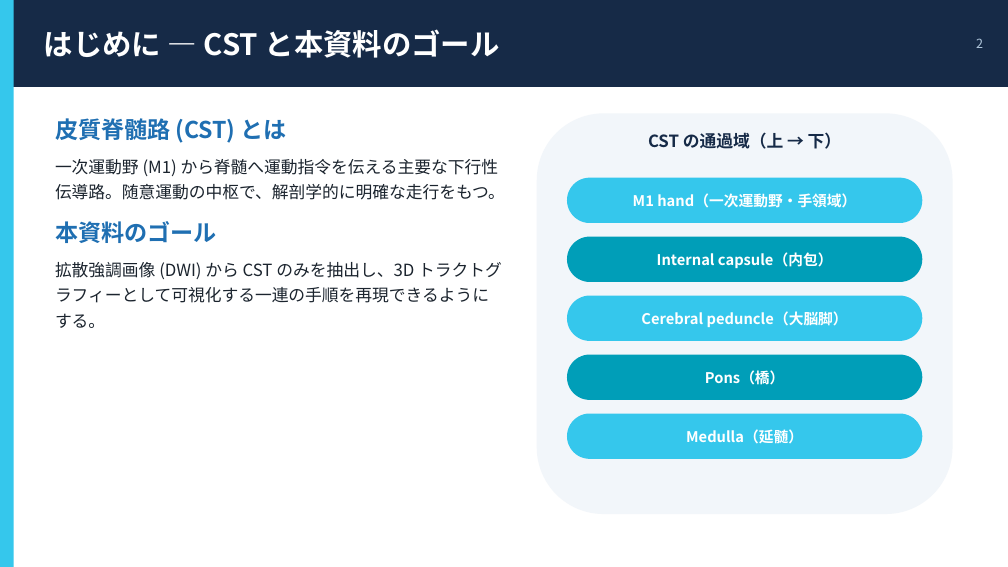
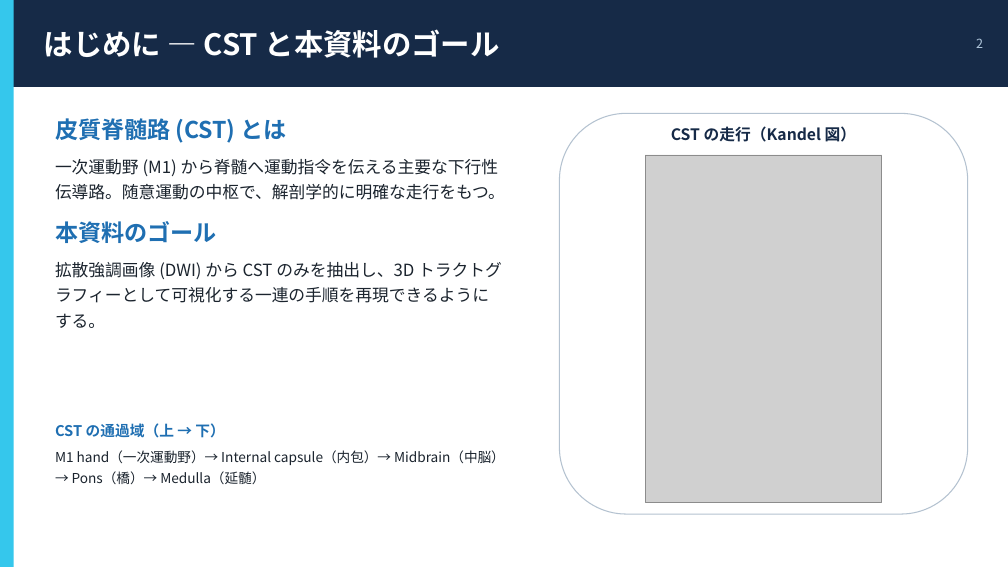
Before and after one commit to tiankevin02/Kevin-Email-AI, a slide deck: slide 2 of slides/CST_tractography_slides.pptx. Drawn at 1008x567 pixels with LibreOffice and Linux fonts; fonts in the diff are those of the drawing; grey boxes stand for pictures. Boxes give left, top, right and bottom in pixels: in the first picture for what was removed or moved away, otherwise in the second. Text is boxed around its words. In the diff, an @@ line names an element or a change of style, - is before the commit and + after.

```diff
--- a/slides/CST_tractography_slides.pptx
+++ b/slides/CST_tractography_slides.pptx
@@ rounded rectangle: place and size @@
-rounded rectangle at bbox=[537, 113, 953, 514]
+rounded rectangle at bbox=[560, 113, 968, 514]
@@ rounded rectangle at bbox=[560, 113, 968, 514]: fill #F2F6FA to #FFFFFF; outline none to #B4C2D0 1 pt @@
@@ text at bbox=[671, 126, 856, 142]: text changed; size 16 to 15 pt @@
-CST の通過域（上 → 下）
+CST の走行（Kandel 図）
@@ rounded rectangle removed at bbox=[567, 178, 923, 223] @@
@@ picture added at bbox=[646, 155, 882, 503] @@
@@ rounded rectangle removed at bbox=[567, 237, 923, 282] @@
@@ text removed at bbox=[657, 252, 833, 268] @@
-Internal capsule（内包）
@@ rounded rectangle removed at bbox=[567, 296, 923, 341] @@
@@ text removed at bbox=[641, 311, 848, 327] @@
-Cerebral peduncle（大脳脚）
@@ rounded rectangle removed at bbox=[567, 355, 923, 400] @@
@@ text removed at bbox=[705, 370, 785, 385] @@
-Pons（橋）
@@ rounded rectangle removed at bbox=[567, 414, 923, 459] @@
@@ text "CST の通過域（上 → 下）" at bbox=[55, 423, 505, 484]: vertical alignment middle to top @@
@@ text at bbox=[55, 423, 505, 484]: text changed; size 14 to 13 pt; text colour #FFFFFF to #1B242E; bold off @@
-M1 hand（一次運動野・手領域）
+CST の通過域（上 → 下）
+M1 hand（一次運動野）→ Internal capsule（内包）→ Midbrain（中脳） → Pons（橋）→ Medulla（延髄）
@@ text removed at bbox=[686, 429, 803, 444] @@
-Medulla（延髄）
```
Also in this commit, not shown: 8 other slides changed, 5 slides added, 1 slide removed, 11 other files.
